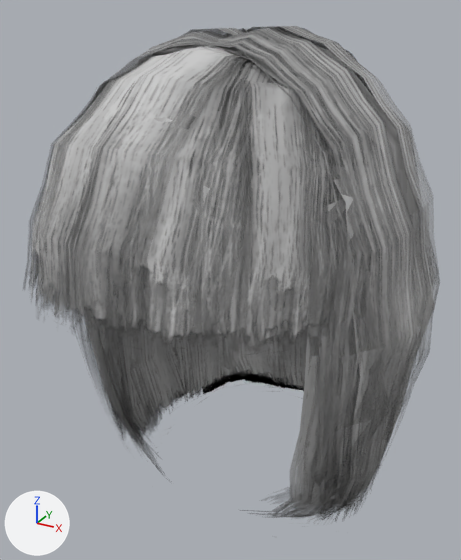
Before and after pictures for a commit that changed the glTF model public/models/daz_hair_asym_short.glb.
One viewpoint serves both versions: a 50 mm lens placed at (0.151, -0.291, 0.156), pointed at (-0.004, -0.01, 0.015). Arrows for +X, +Y and +Z are at lower left; the lights stay in place. The first picture is the older version. Vertices at exactly the same position are counted once.

The first picture shows 'daz_hair_asym_short'.
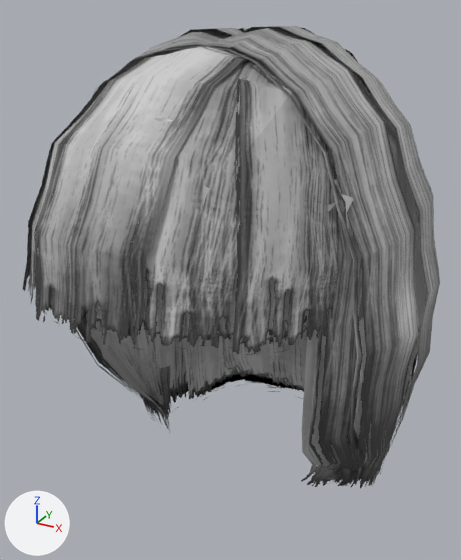
Changed parts and their boxes [x1, y1, x2, y2] in the pictures (461 x 560 px):
```json
{"object": "daz_hair_asym_short", "change": "reshaped", "before": [24, 26, 440, 520], "after": [22, 26, 440, 488], "on screen": "6% shorter"}
{"part": 1, "of": "me_daz_hair_asym_short", "change": "deleted", "before": [339, 235, 406, 434]}
{"part": 2, "of": "me_daz_hair_asym_short", "change": "deleted", "before": [336, 253, 371, 463]}
{"part": 3, "of": "me_daz_hair_asym_short", "change": "reshaped", "before": [241, 210, 435, 520], "after": [301, 352, 430, 488]}
{"part": 4, "of": "me_daz_hair_asym_short", "change": "cut back", "before": [73, 307, 216, 484], "after": [76, 314, 196, 433]}
{"part": 5, "of": "me_daz_hair_asym_short", "change": "edited", "before": [24, 26, 440, 466], "after": [24, 26, 440, 466], "on screen": "looks the same"}
```

Edits to the scene script, one JSON object a line:
```json
{"op": "add", "block": "mat_daz_hair_asym_short_mat_1", "code": ["mat_daz_hair_asym_short_mat_1 = bpy.data.materials.new('daz_hair_asym_short_mat')", "# uses the picture img_daz_hair_asym_short_tex"]}
{"block": "me_daz_hair_asym_short", "where": "# used by ob_daz_hair_asym_short; location = (0.0, 0.0, 0.0)"}
{"op": "remove", "block": "me_daz_hair_asym_short", "code": "me_daz_hair_asym_short.from_pydata(...)  # 5621 vertices, 8095 faces; spans x -0.102..0.103, y -0.128..0.107, z -0.126..0.145"}
{"op": "add", "block": "me_daz_hair_asym_short", "code": "me_daz_hair_asym_short.from_pydata(...)  # 4835 vertices, 6956 faces; spans x -0.102..0.103, y -0.128..0.107, z -0.119..0.145"}
{"block": "me_daz_hair_asym_short", "change": "me_daz_hair_asym_short part 1: the loose piece of 32 vertices spanning x 0.071..0.097, y -0.059..-0.016, z -0.113..0.061 is deleted"}
{"block": "me_daz_hair_asym_short", "change": "me_daz_hair_asym_short part 2: the loose piece of 11 vertices spanning x 0.072..0.084, y -0.055..-0.028, z -0.068..0.058 is deleted"}
{"block": "me_daz_hair_asym_short", "change": "me_daz_hair_asym_short part 3: 214 vertices moved from x 0.023..0.098, y -0.065..0.018, z -0.112..-0.026 to x 0.045..0.098, y -0.059..0.019, z -0.112..-0.026; 436 vertices removed from x 0.022..0.101, y -0.064..0.057, z -0.124..0.069; 34 vertices added at x 0.05..0.091, y -0.016..0.017, z -0.115..-0.028"}
{"block": "me_daz_hair_asym_short", "change": "me_daz_hair_asym_short part 4: 194 vertices moved from x -0.095..-0.035, y -0.056..0.019, z -0.112..-0.03 to x -0.095..-0.05, y -0.048..0.02, z -0.112..-0.03; 365 vertices removed from x -0.102..-0.021, y -0.055..0.05, z -0.126..0.075; 24 vertices added at x -0.081..-0.047, y -0.009..0.019, z -0.119..-0.074"}
{"block": "me_daz_hair_asym_short", "change": "me_daz_hair_asym_short part 5: 6816 faces spanning x -0.102..0.103, y -0.128..0.107, z -0.112..0.145 switch from mat_daz_hair_asym_short_mat (picture img_daz_hair_asym_short_tex) to mat_daz_hair_asym_short_mat_1"}
```
